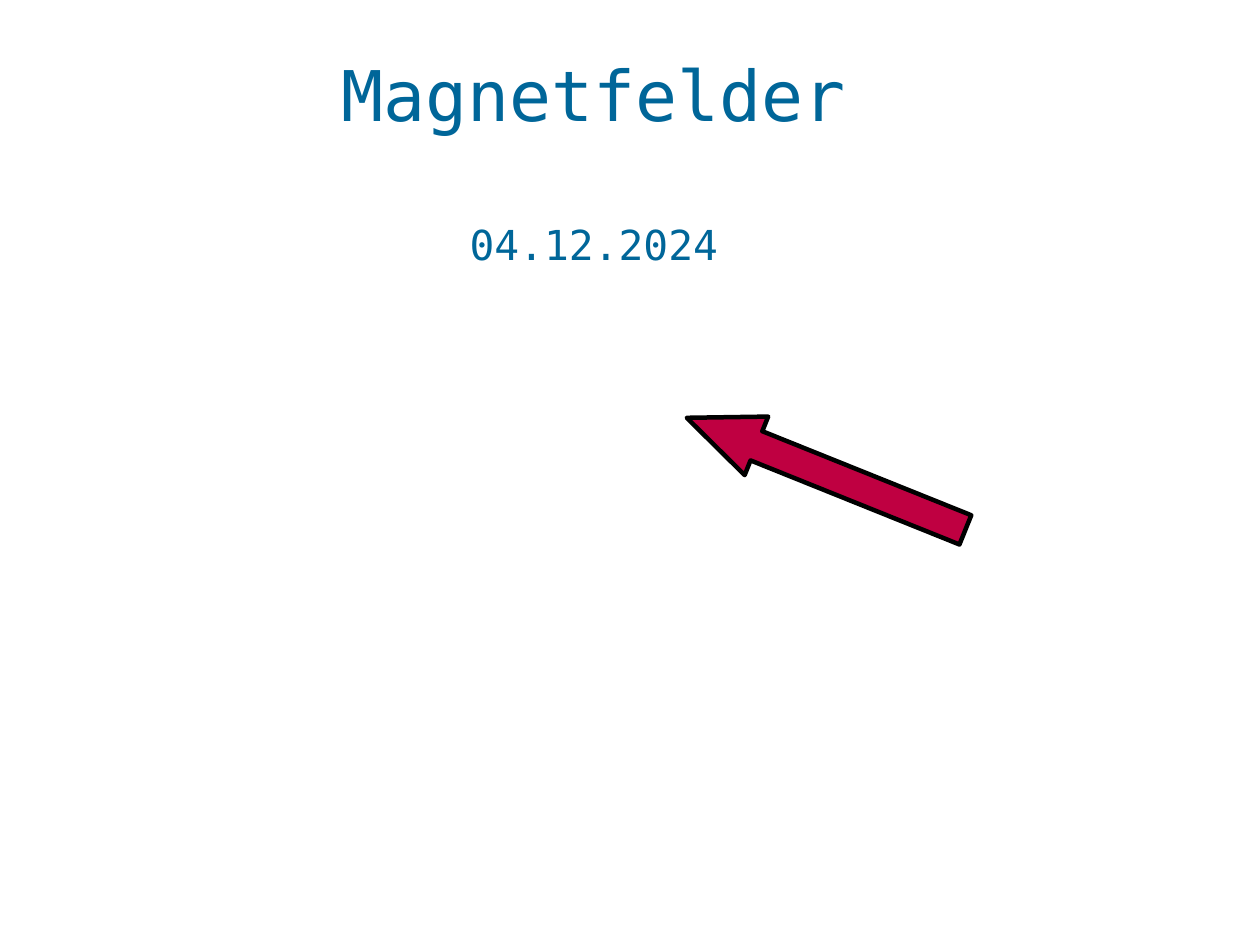
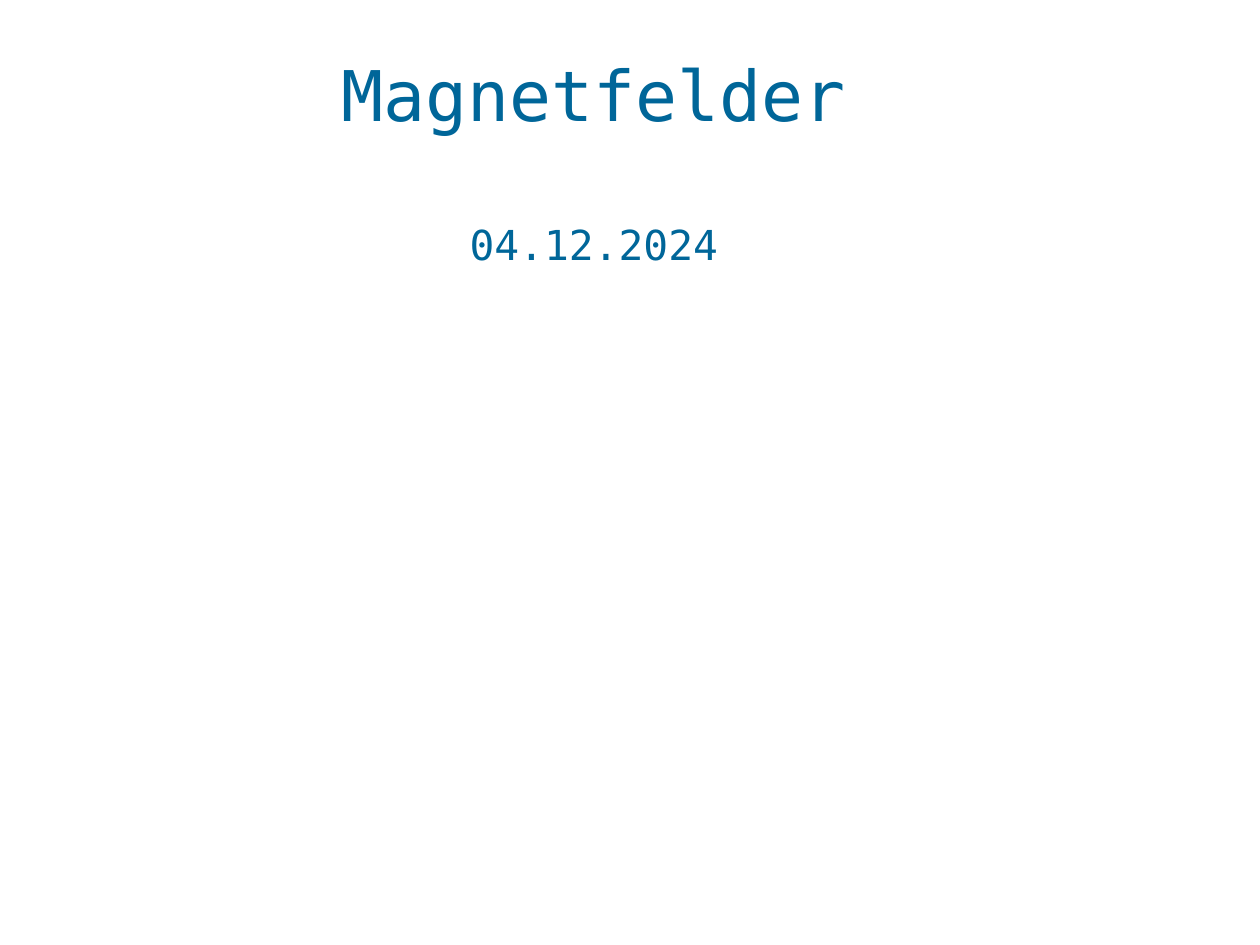
Before and after one commit to bearums/teaching, a slide deck: slide 1 of B5/physik/D12/2)Elektromagnetismus/03_Magnetfeld/Pres.odp. Drawn at 1260x945 pixels with LibreOffice and Linux fonts; fonts in the diff are those of the drawing; background and template pictures are left out. Boxes give left, top, right and bottom in pixels: in the first picture for what was removed or moved away, otherwise in the second. Text is boxed around its words. In the diff, an @@ line names an element or a change of style, - is before the commit and + after.

```diff
--- a/B5/physik/D12/2)Elektromagnetismus/03_Magnetfeld/Pres.odp
+++ b/B5/physik/D12/2)Elektromagnetismus/03_Magnetfeld/Pres.odp
@@ left arrow removed at bbox=[675, 389, 977, 559] @@
```
Also in this commit, not shown: 2 other slides changed, 4 slides added, 2 slides removed, 3 other files.
